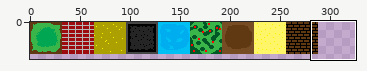
Sprite sheet -- packages/game/tilesets/Scavengers.png. Above, an overview of the earlier version with the close-up marked.
Close-up. As it was:
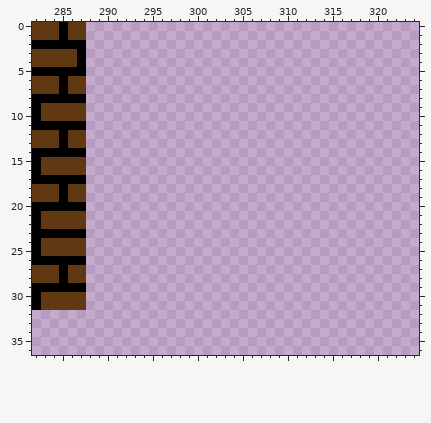
The file is 384x64 pixels. Shown: x 282..324, y 0..36. The wide view leaves out empty margins.
New version:
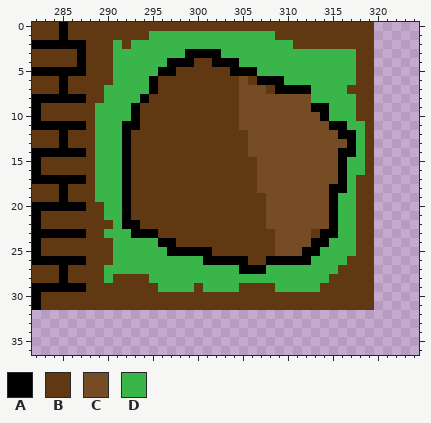
Palette (. is transparent): A #000000  B #603913  C #754c24  D #39b54a
Changes in this commit:
@@ x 282..324 @@
- 0 BBBABB.....................................
- 1 BBBABB.....................................
- 2 AAAAAA.....................................
- 3 BBBBBA.....................................
- 4 BBBBBA.....................................
- 5 AAAAAA.....................................
- 6 BBBABB.....................................
- 7 BBBABB.....................................
- 8 AAAAAA.....................................
- 9 ABBBBB.....................................
-10 ABBBBB.....................................
-11 AAAAAA.....................................
-12 BBBABB.....................................
-13 BBBABB.....................................
-14 AAAAAA.....................................
-15 ABBBBB.....................................
-16 ABBBBB.....................................
-17 AAAAAA.....................................
-18 BBBABB.....................................
-19 BBBABB.....................................
-20 AAAAAA.....................................
-21 ABBBBB.....................................
-22 ABBBBB.....................................
-23 AAAAAA.....................................
-24 ABBBBB.....................................
-25 ABBBBB.....................................
-26 AAAAAA.....................................
-27 BBBABB.....................................
-28 BBBABB.....................................
-29 AAAAAA.....................................
-30 ABBBBB.....................................
-31 ABBBBB.....................................
+ 0 BBBABBBBBBBBBBBBBBBBBBBBBBBBBBBBBBBBBB.....
+ 1 BBBABBBBBBBBBDDDDDDDDDDDDDDBBBBBBBBBBB.....
+ 2 AAAAAABBBDBDDDDDDDDDDDDDDDDDDBBBBBBBBB.....
+ 3 BBBBBABBBDDDDDDDDAAAADDDDDDDDDDDDDDDBB.....
+ 4 BBBBBABBBDDDDDDAAABBAAADDDDDDDDDDDDDBB.....
+ 5 AAAAAABBBDDDDDAABBBBBBAAADDDDDDDDDDDBB.....
+ 6 BBBABBBBBDDDDABBBBBBBBBCBAAADDDDDDDDBB.....
+ 7 BBBABBBBDDDDDABBBBBBBBBCCCBAAAADDDDBBB.....
+ 8 AAAAAABBDDDDABBBBBBBBBBCCCCCCCCDDDDDBB.....
+ 9 ABBBBBBDDDDABBBBBBBBBBBCCCCCCCCAADDDBB.....
+10 ABBBBBBDDDDABBBBBBBBBBBCCCCCCCCCADDDBB.....
+11 AAAAAABDDDAABBBBBBBBBBBCCCCCCCCCCAADDB.....
+12 BBBABBBDDDABBBBBBBBBBBBBCCCCCCCCCCAADB.....
+13 BBBABBBDDDABBBBBBBBBBBBBCCCCCCCCCCCADB.....
+14 AAAAAABDDDABBBBBBBBBBBBBCCCCCCCCCCAADB.....
+15 ABBBBBBDDDABBBBBBBBBBBBBBCCCCCCCCCADDB.....
+16 ABBBBBBDDDABBBBBBBBBBBBBBCCCCCCCCCADDB.....
+17 AAAAAABDDDABBBBBBBBBBBBBBCCCCCCCCCADBB.....
+18 BBBABBBDDDABBBBBBBBBBBBBBCCCCCCCCAADBB.....
+19 BBBABBBDDDABBBBBBBBBBBBBBBCCCCCCCADDBB.....
+20 AAAAAABBDDABBBBBBBBBBBBBBBCCCCCCCADDBB.....
+21 ABBBBBBBDDABBBBBBBBBBBBBBBCCCCCCCADDBB.....
+22 ABBBBBBBBDAABBBBBBBBBBBBBBCCCCCCCADDBB.....
+23 AAAAAABBDDDAAABBBBBBBBBBBBBCCCCBAADDBB.....
+24 ABBBBBBBBDDDDDAABBBBBBBBBBBCCCCAADDDBB.....
+25 ABBBBBBBBDDDDDDAAAAABBBBBBBCCCAADDDDBB.....
+26 AAAAAABBBDDDDDDDDDDAAAAABBAAAAADDDDBBB.....
+27 BBBABBBBDDDDDDDDDDDDDDDAAADDDDDDDDBBBB.....
+28 BBBABBBBDBBBBDDDDDDDDDDDDDDDDDDDDBBBBB.....
+29 AAAAAABBBBBBBBDDDDBDDDDBBBBDDDDDBBBBBB.....
+30 ABBBBBBBBBBBBBBBBBBBBBBBBBBBBBBBBBBBBB.....
+31 ABBBBBBBBBBBBBBBBBBBBBBBBBBBBBBBBBBBBB.....
 32 ...........................................
